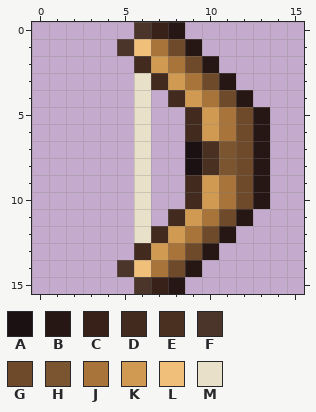
Two states of a pixel-art file, resources/gfx/ui/icons/items/rogue_longbow.aseprite. That is the earlier state.
16x16 pixels, 1 frame. Colours within 5 levels of each other are drawn and written as one.
Palette (. is transparent): A #1c1112  B #261714  C #372119  D #422a1f  E #4a3020  F #4b3429  G #6e4a2a  H #7a5530  J #a8743a  K #d09a52  L #f0c07a  M #e8e0c8
And afterwards:
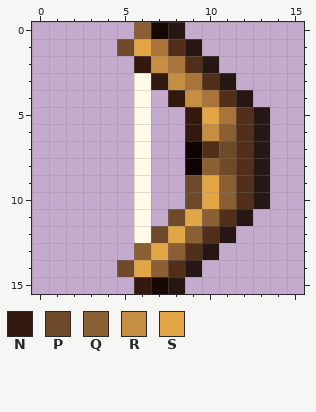
Colours new in this view: N #33180d  P #6e4a2a  Q #8b5f34  R #c68e42  S #e3a647
Edits made:
colour A: #1c1112 -> #0f0302
colour C: #372119 -> #160804
colour G: #6e4a2a -> #512f1a
colour M: #e8e0c8 -> #fffaea
Changed rows in their new state; - is a pixel that keeps its letter.
first column x 5:
 0 -Q-----
 1 PS-----
 2 -NR----
 3 --NR---
 4 ---NR--
 5 ----NS-
 6 ----NRQ
 7 -----GP
 8 -----QP
 9 ----PSQ
10 ----PSQ
11 ---PSQ-
12 --PSQ--
13 -QSQ---
14 PSQ----
15 -N-----
Pixel boxes of the changes (left, top, right, bottom) in both pictures:
changed: (117, 22, 253, 294)
